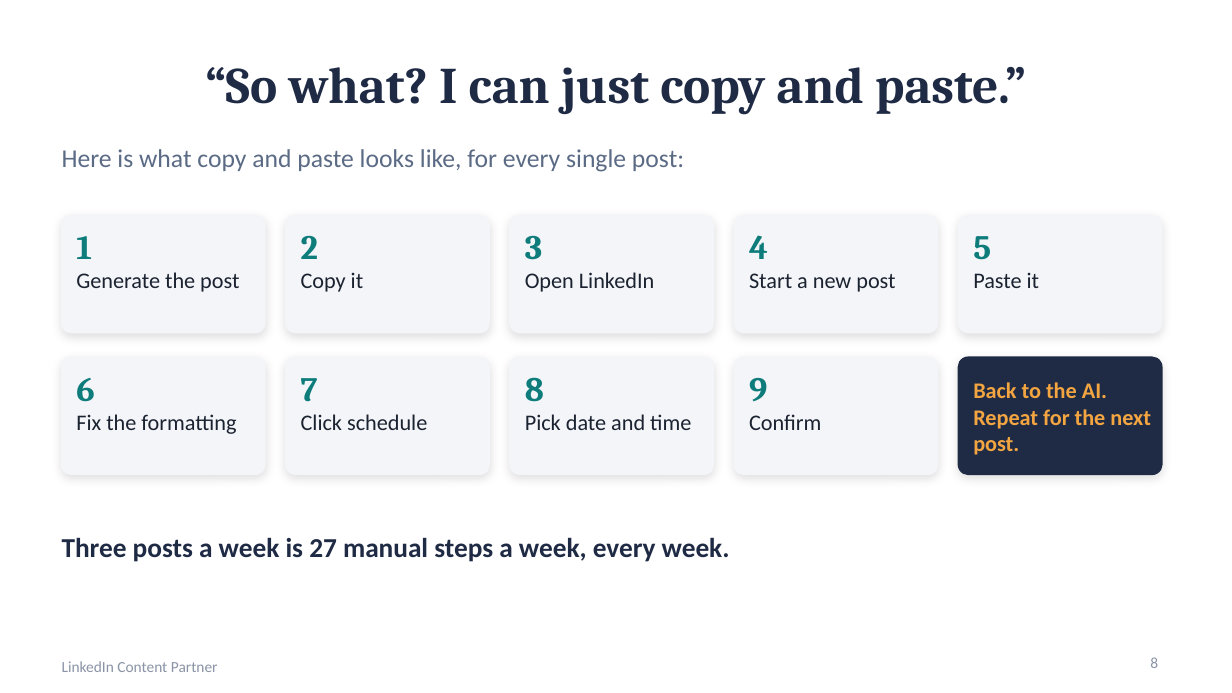
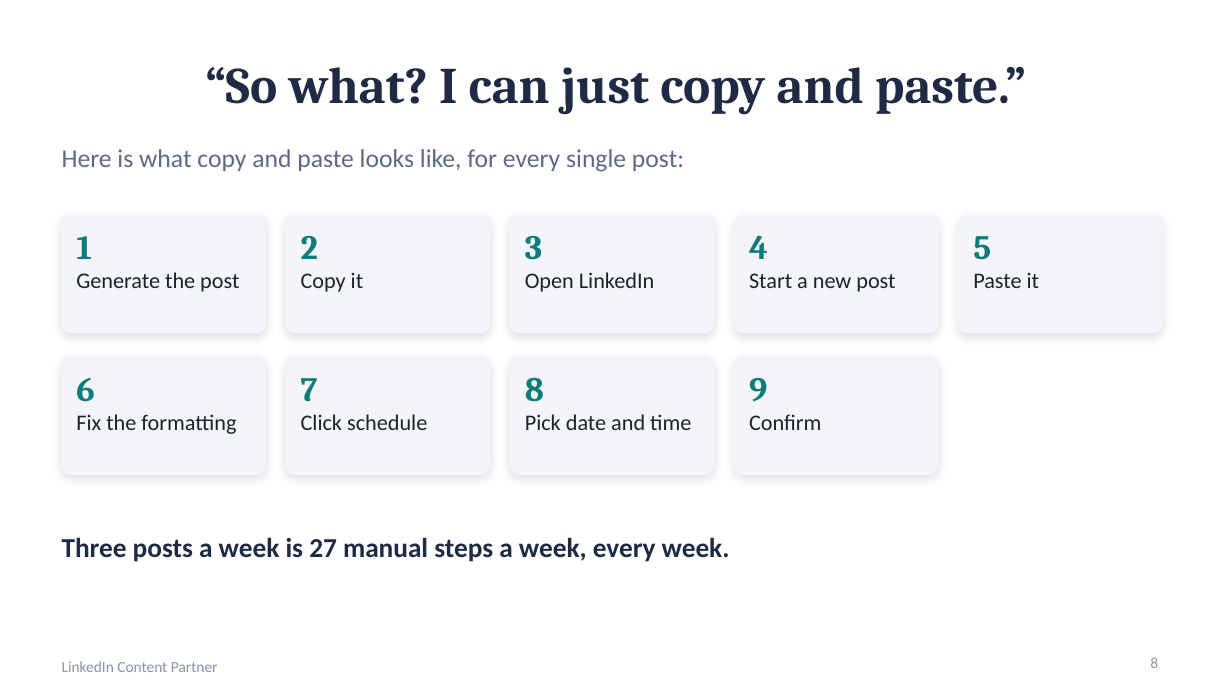
Before and after one commit to crystaljonespmp/LinkedIn-Content-Partner-Automation, a slide deck: slide 8 of PowerPoint/LinkedIn-Content-Partner-Automation-Slides.pptx. Drawn at 1232x693 pixels with LibreOffice and Linux fonts; fonts in the diff are those of the drawing. Boxes give left, top, right and bottom in pixels: in the first picture for what was removed or moved away, otherwise in the second. Text is boxed around its words. In the diff, an @@ line names an element or a change of style, - is before the commit and + after.

```diff
--- a/PowerPoint/LinkedIn-Content-Partner-Automation-Slides.pptx
+++ b/PowerPoint/LinkedIn-Content-Partner-Automation-Slides.pptx
@@ rounded rectangle removed at <box>958,357,1162,474</box> @@
@@ text removed at <box>973,382,1151,455</box> @@
-Back to the AI. Repeat for the next post.
```
